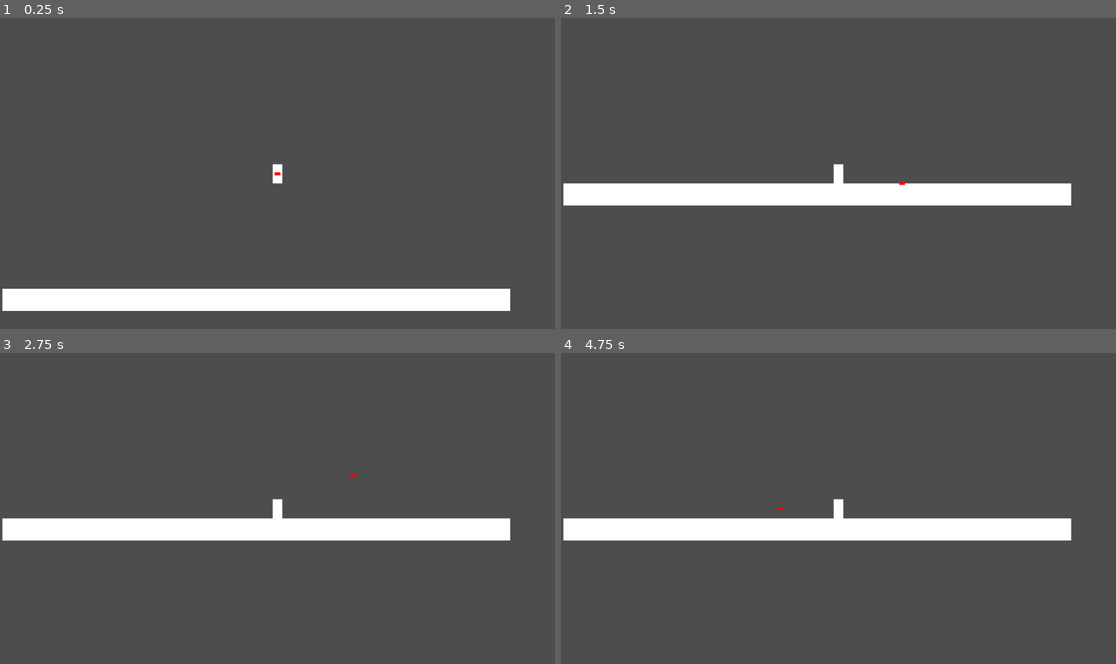
Above: before the commit, frames 1-4 (two rows, left to right).
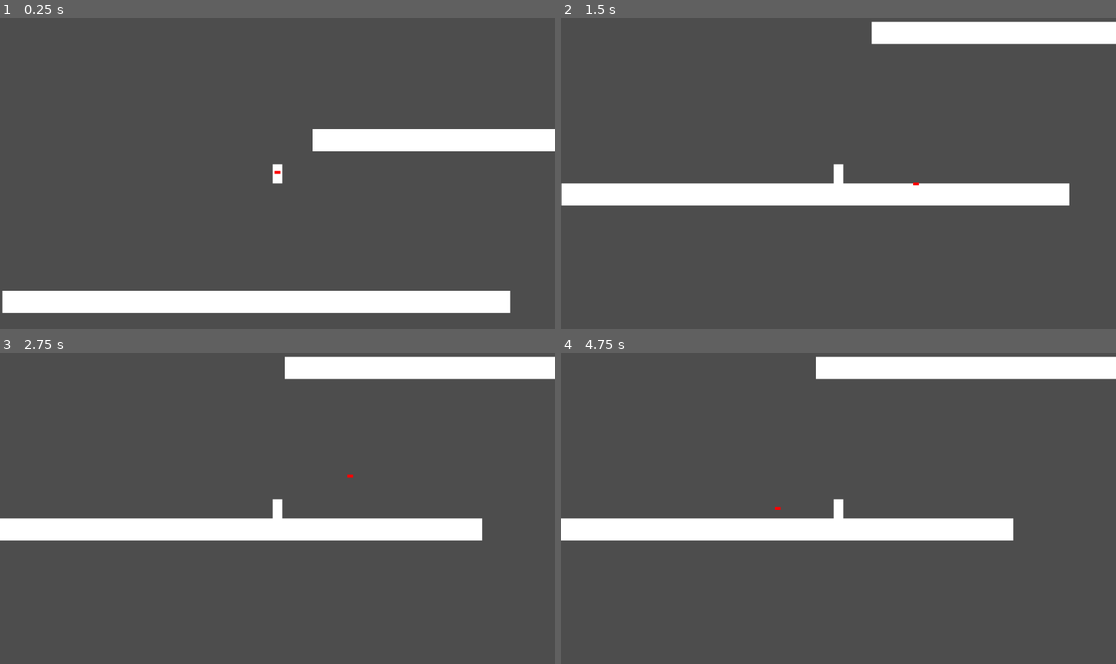
Above: after the commit, the same moments.

Repository: mathkimchi/harpooneer
Game: Godot game, scene res://main_level.tscn
The game is run twice, just before and just after one commit, with the same random seed, the same clock (stepped at 60 frames per second) and the same inputs.
Inputs (mouse positions are in pixels of both pictures, inside the frame that each line leads up to):
- Up to frame 1 (0.25 s): no input
- Up to frame 2 (1.5 s): move the mouse to (960, 157) at 0.52 s; click (960, 157) at 0.67 s; tap Enter at 1.25 s; move the mouse to (727, 189) at 1.27 s; click (727, 189) at 1.42 s
- Up to frame 3 (2.75 s): move the mouse to (333, 440) at 2.02 s; click (333, 440) at 2.17 s
- Up to frame 4 (4.75 s): tap Space at 2.75 s; move the mouse to (810, 570) at 2.77 s; click (810, 570) at 2.92 s; tap Enter at 3.5 s; move the mouse to (1005, 555) at 3.52 s; click (1005, 555) at 3.67 s; move the mouse to (672, 461) at 4.27 s; click (672, 461) at 4.42 s

The runs differ from the first frame. In frame 1, 4.4% of the frame differs, in the area x 0-100%, y 35-95%; in frame 2, 3.3%; in frame 3, 4.0%; in frame 4, 4.8%, in the area x 0-100%, y 1-61%.

Commit message:
reeling force

Diff:
--- a/main_level.tscn
+++ b/main_level.tscn
@@ -20,5 +20,17 @@
 position = Vector2(587, 482)
 shape = SubResource("RectangleShape2D_6ey7h")
 
+[node name="Platform2" type="StaticBody2D" parent="."]
+position = Vector2(644, -336)
+
+[node name="MeshInstance2D" type="MeshInstance2D" parent="Platform2"]
+position = Vector2(587, 482)
+scale = Vector2(1054, 46)
+mesh = SubResource("QuadMesh_ghafl")
+
+[node name="CollisionShape2D" type="CollisionShape2D" parent="Platform2"]
+position = Vector2(587, 482)
+shape = SubResource("RectangleShape2D_6ey7h")
+
 [node name="Player" parent="." instance=ExtResource("1_hi1ko")]
 position = Vector2(631, 191)
--- a/player.gd
+++ b/player.gd
@@ -11,7 +11,8 @@
 var harpoon_position: Vector2
 var harpoon_velocity: Vector2
 
-var harpoon_reel_speed = 0.0
+@export
+var HARPOON_REEL_ACC = 1500.0
 
 @export
 var HARPOON_MAX_DIST = 2000.0
@@ -19,11 +20,11 @@
 func init_harpoon():
 	harpoon_state = HarpoonState.CHARGING
 	harpoon_charge = 0.0
-	harpoon_position = Vector2.ZERO #whatever, this will be updated anyways
+	harpoon_position = self.global_position #whatever, this will be updated anyways
 	harpoon_velocity = Vector2.ZERO
-	harpoon_reel_speed = 0.0
-	$Harpoon.global_position=self.global_position
 
+func _ready() -> void:
+	init_harpoon()
 
 func _physics_process(delta: float) -> void:
 	# Add the gravity.
@@ -34,16 +35,26 @@
 		HarpoonState.CHARGING:
 			if Input.is_mouse_button_pressed(MOUSE_BUTTON_LEFT):
 				harpoon_charge += CHARGE_RATE * delta
+			harpoon_position = self.global_position
+
+			# apply friction twice if charging
+			velocity = velocity.limit_length(maxf(velocity.length()*(0.9**delta)-50*delta, 0))
 		HarpoonState.SHOT:
-			harpoon_physics_process(delta)
+			shot_harpoon_physics_process(delta)
 		HarpoonState.LOCKED:
 			pass
 		HarpoonState.REELING:
-			pass
+			if Input.is_mouse_button_pressed(MOUSE_BUTTON_LEFT):
+				self.velocity += (HARPOON_REEL_ACC+self.position.distance_to(harpoon_position)) * delta * self.position.direction_to(harpoon_position)
+
+	# friction
+	velocity = velocity.limit_length(maxf(velocity.length()*(0.95**delta)-50*delta, 0))
 
 	move_and_slide()
 
-func harpoon_physics_process(delta: float) -> void:
+	$Harpoon.global_position=harpoon_position
+
+func shot_harpoon_physics_process(delta: float) -> void:
 	for body in $Harpoon/Area2D.get_overlapping_bodies():
 		if body == self:
 			continue
@@ -55,8 +66,6 @@
 
 	harpoon_velocity += get_gravity() * delta
 	harpoon_position += harpoon_velocity * delta
-
-	$Harpoon.global_position=harpoon_position
 
 	if self.global_position.distance_to(harpoon_position) > HARPOON_MAX_DIST:
 		init_harpoon()
Not shown, changed: CHANGELOG.md
